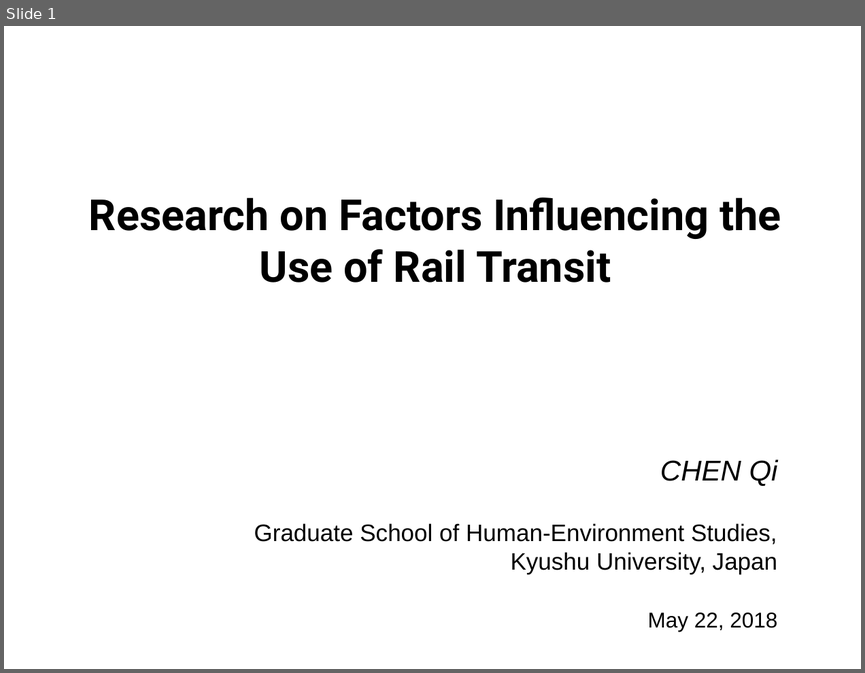
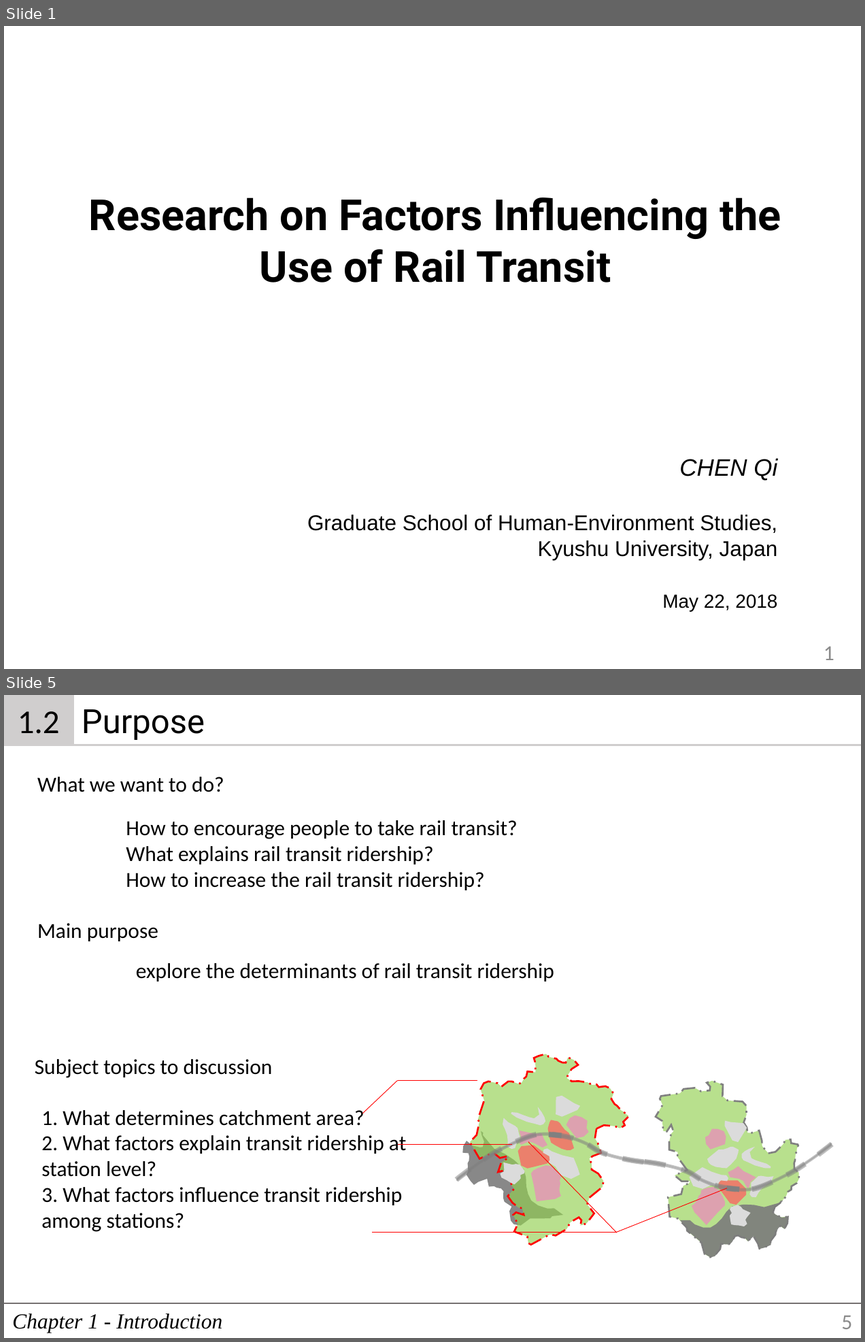
Before and after one commit to 7bder/Thesis, a slide deck: presentation/dissertation.pptx. Shown one above the other, each under a label of ours: slide 1 before the commit, slides 1 and 5 after it; the slides between them are not shown. The pictures are 865x673 and 865x1342 pixels, drawn with LibreOffice and Linux fonts; fonts in the diff are those of the drawing. Boxes give left, top, right and bottom in pixels: in the first picture for what was removed or moved away, otherwise in the second. Text is boxed around its words. In the diff, an @@ line names an element or a change of style, - is before the commit and + after.

```diff
--- a/presentation/dissertation.pptx
+++ b/presentation/dissertation.pptx
@@ slide 5 added at (4,695,861,1338), background #FFFFFF @@
@@ rectangle added at (4,695,73,745), fill #D0CECE, outline #D0CECE 2.25 pt, 28 pt, text #000000 @@
+1.2
@@ text added at (82,709,205,740), 28 pt, text #000000 @@
+Purpose
@@ line added from (73, 745) to (861, 745), #D0CECE 2.25 pt @@
@@ text added at (37,777,224,792), 18 pt, text #000000 @@
+What we want to do?
@@ text added at (126,820,517,890), 18 pt, text #000000 @@
+How to encourage people to take rail transit?
+What explains rail transit ridership?
+How to increase the rail transit ridership?
@@ text added at (37,923,158,941), 18 pt, text #000000 @@
+Main purpose
@@ text added at (136,963,554,981), 18 pt, text #000000 @@
+explore the determinants of rail transit ridership
@@ text added at (35,1059,273,1078), 18 pt, text #000000 @@
+Subject topics to discussion
@@ line added from (397, 1081) to (362, 1113), #FF0000 0.5 pt @@
@@ line added from (397, 1081) to (477, 1081), #FF0000 0.5 pt @@
@@ text added at (41,1110,406,1232), 18 pt, text #000000 @@
+1. What determines catchment area?
+2. What factors explain transit ridership at station level?
+3. What factors influence transit ridership among stations?
@@ line added from (528, 1141) to (617, 1232), #FF0000 0.5 pt @@
@@ group added at (434,1025,832,1260): 30 freeform shapes, 2 rectangles @@
@@ line added from (512, 1144) to (397, 1144), #FF0000 0.5 pt @@
@@ line added from (727, 1187) to (616, 1232), #FF0000 0.5 pt @@
@@ line added from (616, 1232) to (373, 1232), #FF0000 0.5 pt @@
@@ line added from (4, 1304) to (861, 1304), #767171 1 pt @@
@@ text added at (12,1313,222,1333), 18 pt, text #000000, italic @@
+Chapter 1 - Introduction
@@ page number added at (841,1315,852,1329), 18 pt, text #8C8C8C @@
+5
@@ slide 1 changed as well @@
@@ text "CHEN Qi" at (307,458,778,611): size 24 to 20 pt in "CHEN Qi"; size 20 to 18 pt in "Graduate School of Human-Environment Studies,", "Kyushu University, Japan"; size 18 to 16 pt in "May 22, 2018" @@
@@ page number added at (823,646,834,660), 18 pt, text #8C8C8C @@
+1
```
Also in this commit, not shown: 2 other slides changed, 77 other slides added, 42 other files.
